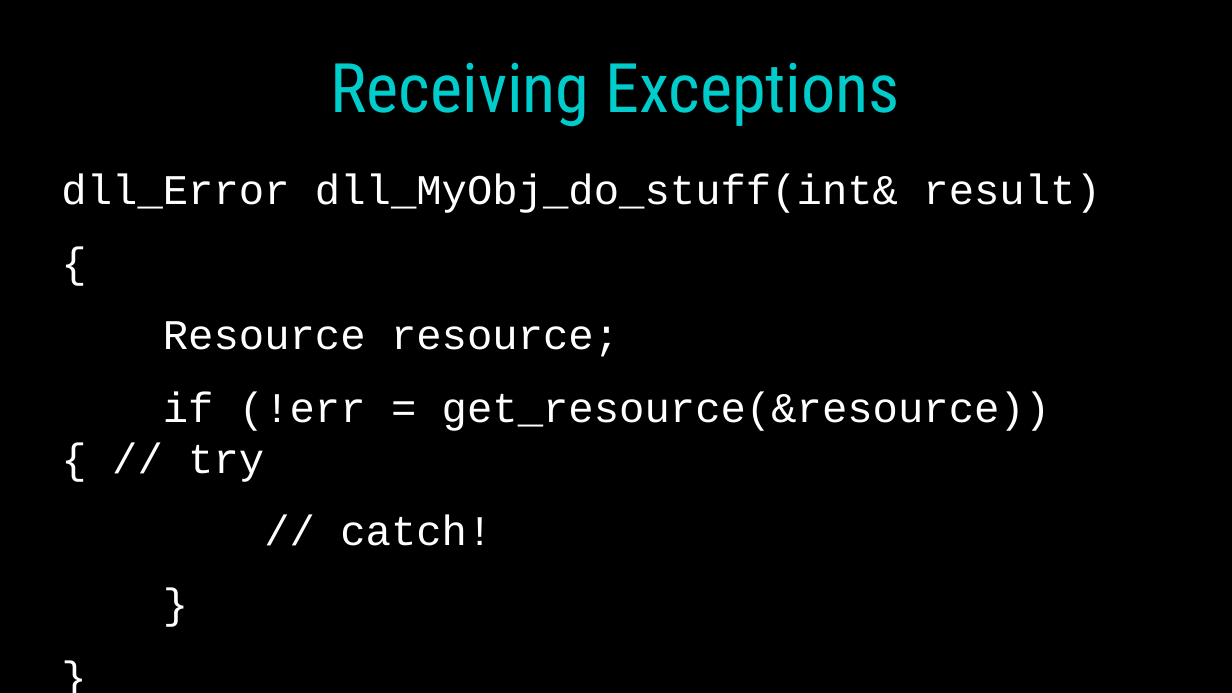
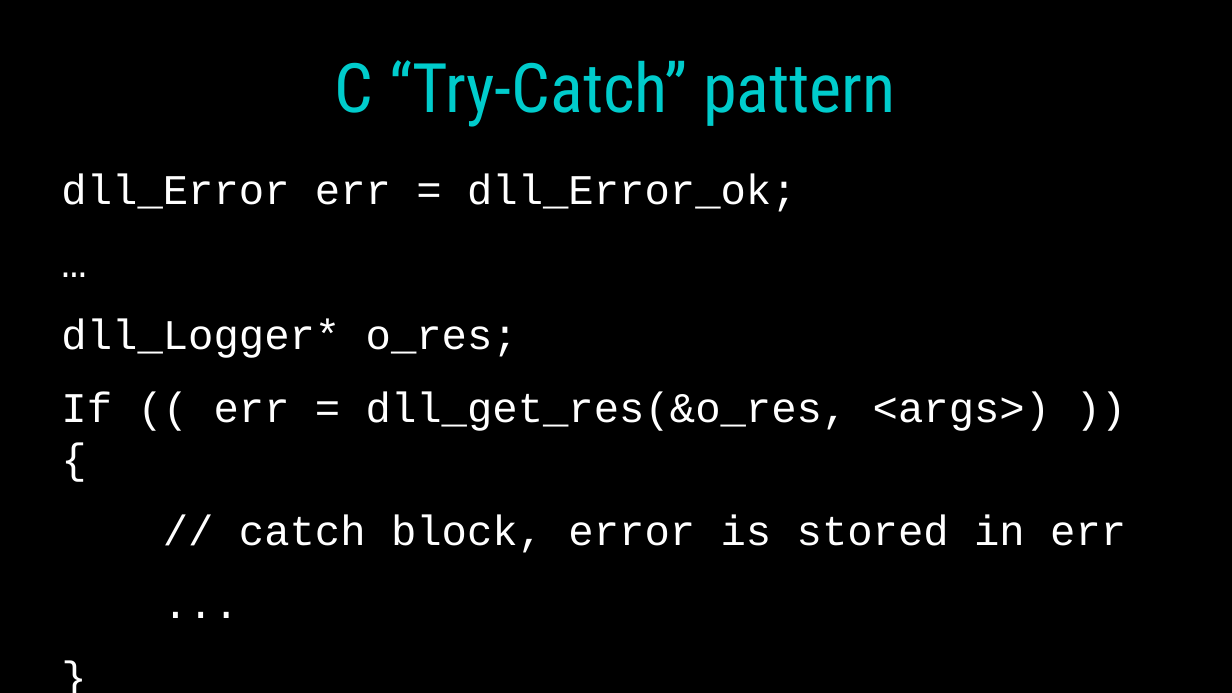
Before and after one commit to dllaurence/youngmanandc, a slide deck: slide 64 of 2020-youngmanandthec-scale.odp (slide 67 before the commit). Drawn at 1232x693 pixels with LibreOffice and Linux fonts; fonts in the diff are those of the drawing. Boxes give left, top, right and bottom in pixels: in the first picture for what was removed or moved away, otherwise in the second. Text is boxed around its words. In the diff, an @@ line names an element or a change of style, - is before the commit and + after.

```diff
--- a/2020-youngmanandthec-scale.odp
+++ b/2020-youngmanandthec-scale.odp
@@ title at [335, 60, 895, 127]: text changed @@
-Receiving Exceptions
+C “Try-Catch” pattern
@@ text at [61, 173, 1126, 553]: text changed @@
-dll_Error dll_MyObj_do_stuff(int& result)
-{
-Resource resource;
-if (!err = get_resource(&resource)) { // try
-// catch!
+dll_Error err = dll_Error_ok;
+…
+dll_Logger* o_res;
+If (( err = dll_get_res(&o_res, <args>) )) {
+// catch block, error is stored in err
+...
@@ text at [61, 173, 1126, 553]: paragraph removed @@
-}
```
Also in this commit, not shown: 10 other slides changed, 9 slides added, 5 slides removed.
